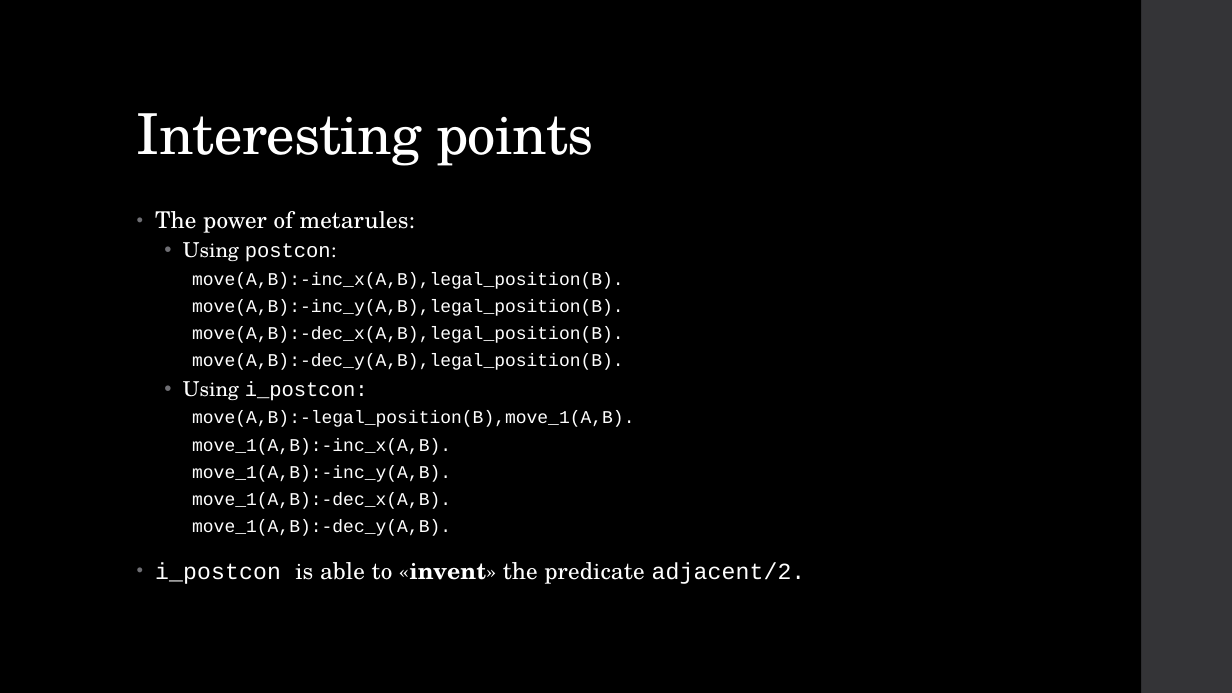
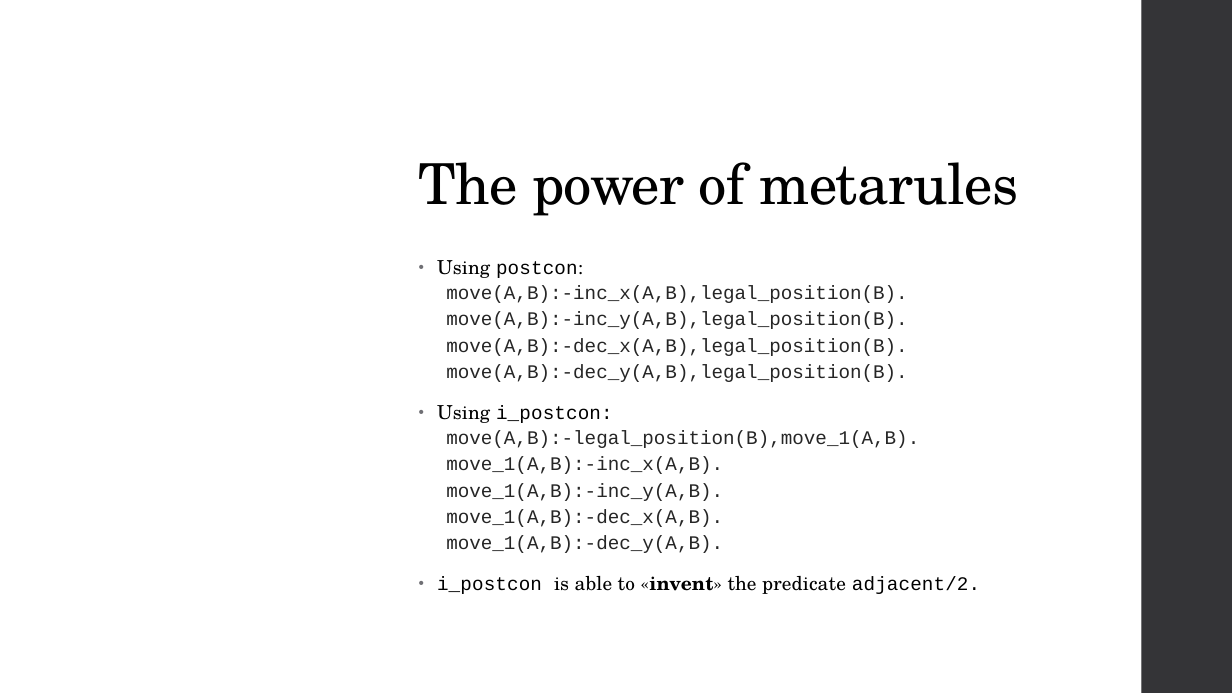
Before and after one commit to Alex-Dell1/ATAI_Maze_Project, a slide deck: slide 8 of ATAI_Presentation.pptx. Drawn at 1232x693 pixels with LibreOffice and Linux fonts; fonts in the diff are those of the drawing; background and template pictures are left out; a plain dark background stands for a picture behind light text. Boxes give left, top, right and bottom in pixels: in the first picture for what was removed or moved away, otherwise in the second. Text is boxed around its words. In the diff, an @@ line names an element or a change of style, - is before the commit and + after.

```diff
--- a/ATAI_Presentation.pptx
+++ b/ATAI_Presentation.pptx
@@ rectangle: place and size @@
-rectangle at (0, 0, 1141, 693)
+rectangle at (360, 0, 1141, 693)
@@ rectangle at (360, 0, 1141, 693): fill #000000 to #FFFFFF at 91% opacity @@
@@ title at (419, 162, 1019, 216): text changed; text colour #FFFFFF to #000000 @@
-Interesting points
+The power of metarules
@@ text at (155, 211, 415, 233): paragraph removed @@
-• The power of metarules:
@@ text "Using postcon:": place and size @@
-text "Using postcon:" at (155, 211, 806, 584)
+text "Using postcon:" at (437, 260, 980, 594)
@@ text "Using postcon:" at (437, 260, 980, 594): size 16 to 15 pt, letter spacing 0 to 0.1 pt in "Using postcon:", "Using i_postcon:"; text colour #FFFFFF to #000000 in "Using postcon:", "Using i_postcon:", "i_postcon is able to «invent» the predicate ..."; size 14 to 15 pt, text colour #FFFFFF to #262626 in "move(A,B):-inc_x(A,B),legal_position(B).", "move(A,B):-inc_y(A,B),legal_position(B).", "move(A,B):-dec_x(A,B),legal_position(B).", "move(A,B):-dec_y(A,B),legal_position(B)." and 5 more places; size 18 to 15 pt in "i_postcon is able to «invent» the predicate ..."; list level 2 to 1 in "Using postcon:"; line spacing 0.9 to 0.85; list level 3 to 2 in "move(A,B):-inc_x(A,B),legal_position(B)."; line spacing 0.9 to 0.8; list level 3 to 2 in "move(A,B):-inc_y(A,B),legal_position(B)."; list level 3 to 2 in "move(A,B):-dec_x(A,B),legal_position(B)."; list level 3 to 2 in "move(A,B):-dec_y(A,B),legal_position(B)."; list level 2 to 1 in "Using i_postcon:"; list level 3 to 2 in "move(A,B):-legal_position(B),move_1(A,B)."; list level 3 to 2 in "move_1(A,B):-inc_x(A,B)."; list level 3 to 2 in "move_1(A,B):-inc_y(A,B)."; list level 3 to 2 in "move_1(A,B):-dec_x(A,B)."; list level 3 to 2 in "move_1(A,B):-dec_y(A,B)."; line spacing 0.95 to 0.85 @@
```
Also in this commit, not shown: 7 other slides changed, 1 slide added, 1 other file.
